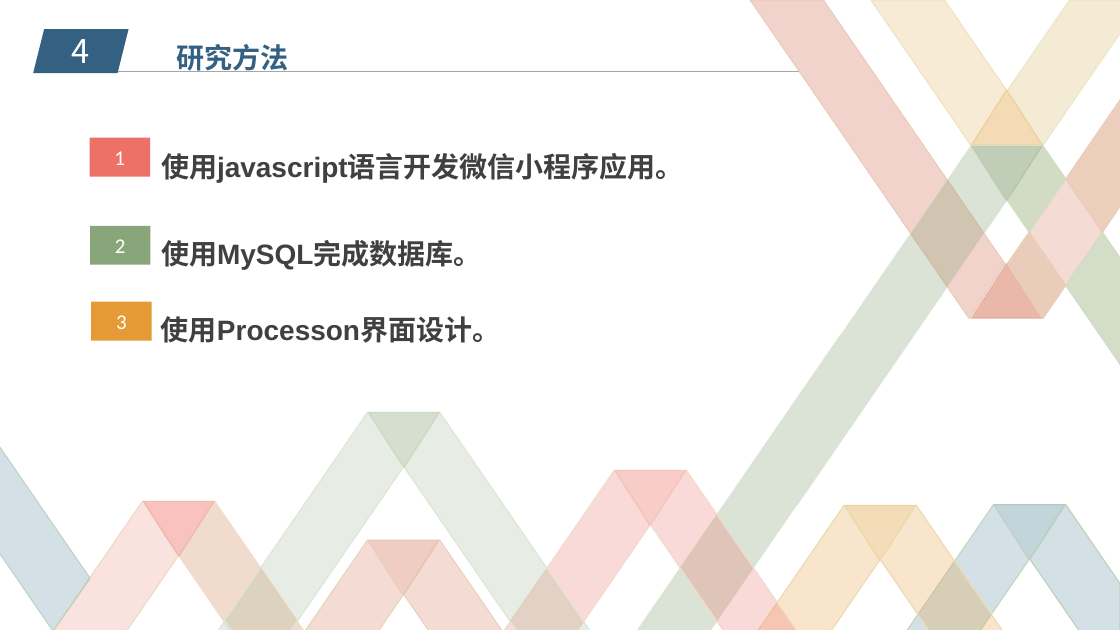
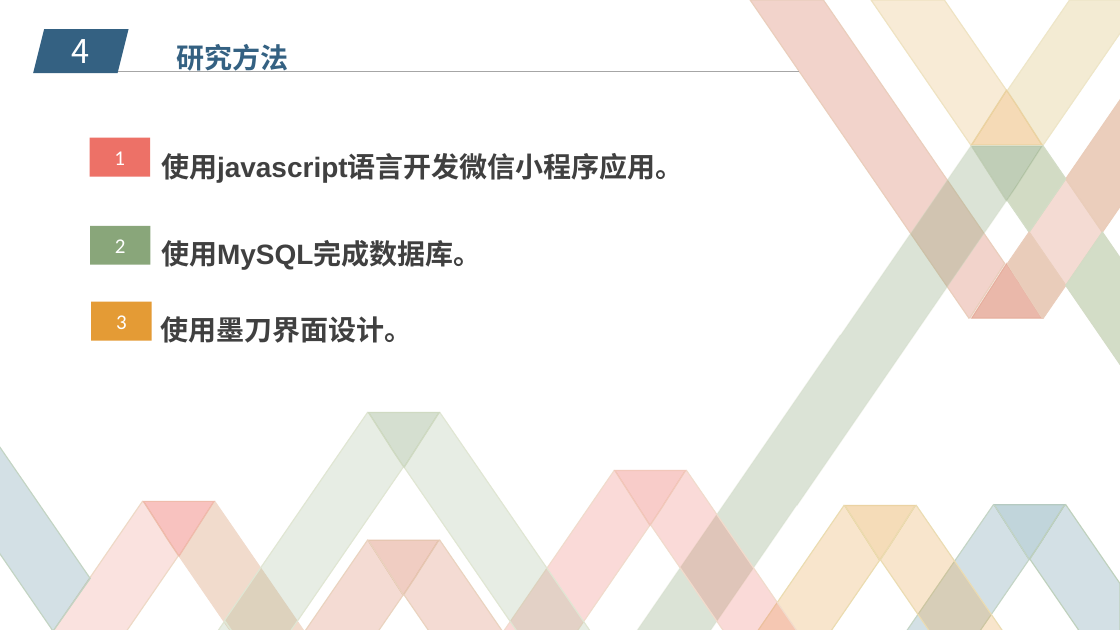
Before and after one commit to zucccxy/project, a slide deck: slide 7 of SE2017秋-G02-项目介绍-招聘系统.pptx. Drawn at 1120x630 pixels with LibreOffice and Linux fonts; fonts in the diff are those of the drawing; background and template pictures are left out. Boxes give left, top, right and bottom in pixels: in the first picture for what was removed or moved away, otherwise in the second. Text is boxed around its words. In the diff, an @@ line names an element or a change of style, - is before the commit and + after.

```diff
--- a/SE2017秋-G02-项目介绍-招聘系统.pptx
+++ b/SE2017秋-G02-项目介绍-招聘系统.pptx
@@ text at (161, 316, 413, 343): text changed @@
-使用Processon界面设计。
+使用墨刀界面设计。
```
Also in this commit, not shown: 1 other slide changed, 1 other file.
